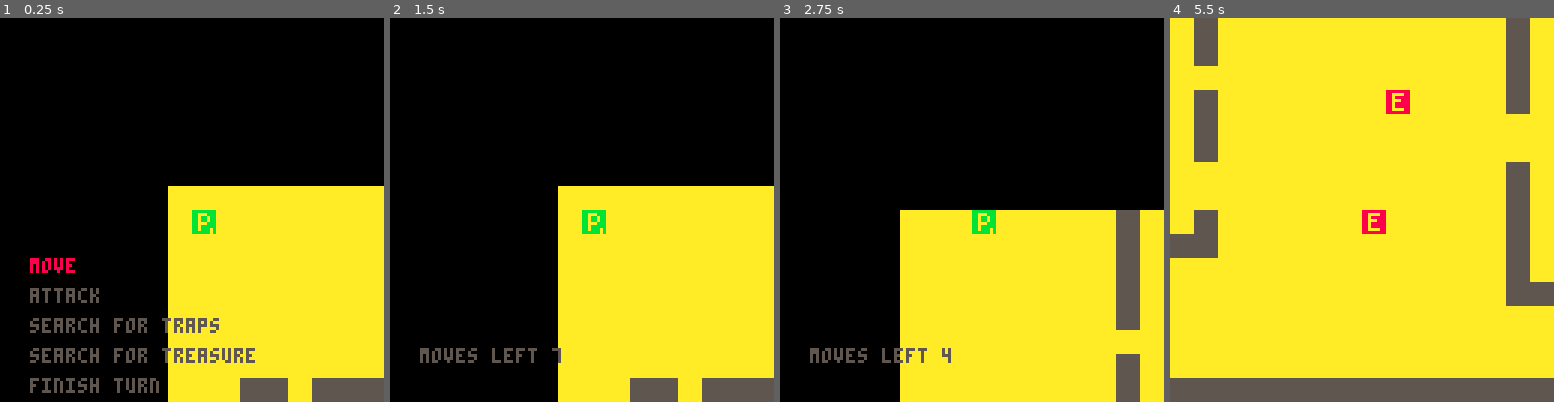
Above: before the commit, frames 1-4 (left to right).
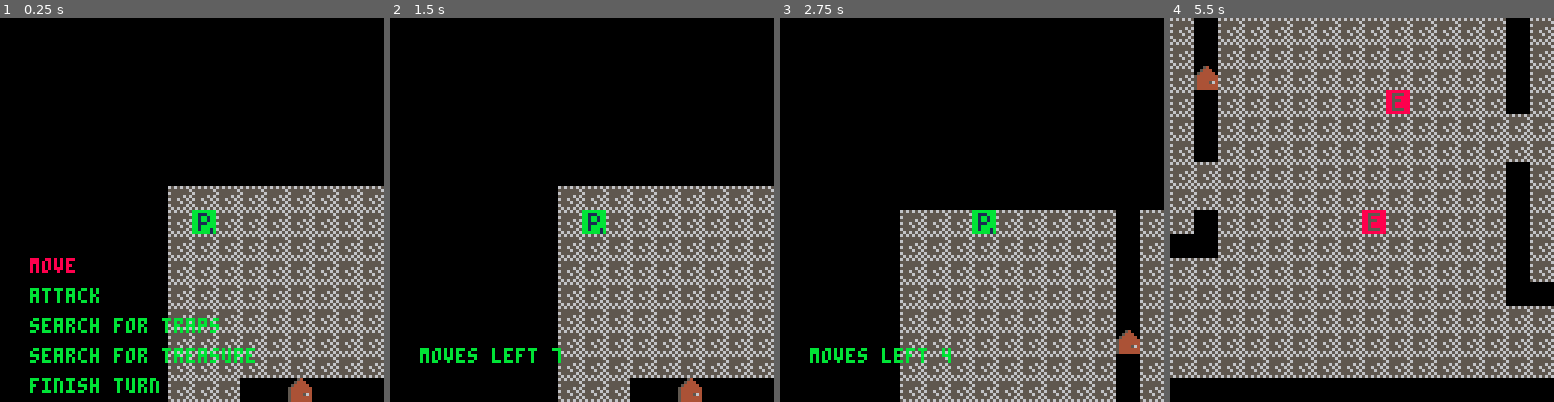
Above: after the commit, the same moments.

Repository: rad-corps/HQuest
Game: PICO-8 cartridge hq.p8
Same seed, same stepped clock (60 frames per second), same inputs: the game is played once before the commit and once after it.
Inputs:
- Up to frame 1 (0.25 s): no input
- Up to frame 2 (1.5 s): tap X (X key) at 0.33, 1.07 s; tap O (Z key) at 0.7 s
- Up to frame 3 (2.75 s): hold Right 1.6-2.1 s; tap O (Z key) at 1.7, 2.1, 2.5 s; tap X (X key) at 1.85 s; hold Up 2.15-2.42 s; hold Right from 2.47 s (still down)
- Up to frame 4 (5.5 s): tap O (Z key) every 0.4 s from 2.9 to 5.3 s; tap X (X key) at 2.97, 4.08, 5.2 s; release Right at 3.03 s; hold Left 3.08-3.58 s; hold Down 3.63-3.97 s; hold Right 4.02-4.68 s; hold Up 4.73-5.03 s; hold Left from 5.08 s (still down)

The runs differ from the first frame. In frame 1, 33% of the frame differs, in the area x 7-100%, y 43-100%; in frame 2, 32%; in frame 3, 34%; in frame 4, 99%, in the area x 0-100%, y 0-100%.

Commit message:
worked on sprites

Diff:
--- a/hq.p8
+++ b/hq.p8
@@ -1,5 +1,5 @@
 pico-8 cartridge // http://www.pico-8.com
-version 10
+version 8
 __lua__
 actors={}
 actor_index=1
@@ -44,11 +44,11 @@
 		camera()
 
 		if self.state == "move" then
-			print("moves left " .. self.ml, 10, 110, 5)
+			print("moves left " .. self.ml, 10, 110, 11)
 		elseif self.state == "move_or_action" then
 			local yoffset = 80
 			for i=1, #move_or_action_menu do
-				local text_col = 5
+				local text_col = 11
 				if i == self.menu_selection then text_col = textanimcolour end
 				print(move_or_action_menu[i], 10, yoffset, text_col)
 				yoffset += 10
@@ -299,8 +299,6 @@
 	--clear screen and draw map
 	cls()
 	map()
-
-	--player:draw()
 
 	--draw all actors
 	for k, v in pairs(actors) do
@@ -579,27 +577,27 @@
 2121212121212121212021212121212121212121212121212121212121212121000000000000000000000000000000000000000000000000000000000000000000000000000000000000000000000000000000000000000000000000000000000000000000000000000000000000000000000000000000000000000000000000
 2121212121212121212021212121212121212121212121212121212121212121000000000000000000000000000000000000000000000000000000000000000000000000000000000000000000000000000000000000000000000000000000000000000000000000000000000000000000000000000000000000000000000000
 2121212121212121212021212121212121212121212121212121212121212121000000000000000000000000000000000000000000000000000000000000000000000000000000000000000000000000000000000000000000000000000000000000000000000000000000000000000000000000000000000000000000000000
-2121212121212121212121212121212121212121212121212121212121212121000000000000000000000000000000000000000000000000000000000000000000000000000000000000000000000000000000000000000000000000000000000000000000000000000000000000000000000000000000000000000000000000
-2121212121212121212021212121212121212121212121212121212121212121000000000000000000000000000000000000000000000000000000000000000000000000000000000000000000000000000000000000000000000000000000000000000000000000000000000000000000000000000000000000000000000000
-2121212121212121212021212121212121212121212121212121212121212121000000000000000000000000000000000000000000000000000000000000000000000000000000000000000000000000000000000000000000000000000000000000000000000000000000000000000000000000000000000000000000000000
-2121212020212020202020202121212121212121212121212121212121212121000000000000000000000000000000000000000000000000000000000000000000000000000000000000000000000000000000000000000000000000000000000000000000000000000000000000000000000000000000000000000000000000
+2121212121212121213021212121212121212121212121212121212121212121000000000000000000000000000000000000000000000000000000000000000000000000000000000000000000000000000000000000000000000000000000000000000000000000000000000000000000000000000000000000000000000000
+2121212121212121212021212121212121212121212121212121212121212121000000000000000000000000000000000000000000000000000000000000000000000000000000000000000000000000000000000000000000000000000000000000000000000000000000000000000000000000000000000000000000000000
+2121212121212121212021212121212121212121212121212121212121212121000000000000000000000000000000000000000000000000000000000000000000000000000000000000000000000000000000000000000000000000000000000000000000000000000000000000000000000000000000000000000000000000
+2121212020302020202020202121212121212121212121212121212121212121000000000000000000000000000000000000000000000000000000000000000000000000000000000000000000000000000000000000000000000000000000000000000000000000000000000000000000000000000000000000000000000000
 2020202021212121212121202020202020202121202020202020202020202020000000000000000000000000000000000000000000000000000000000000000000000000000000000000000000000000000000000000000000000000000000000000000000000000000000000000000000000000000000000000000000000000
 2121212121212121212121212021212121212121212121212120212121212121000000000000000000000000000000000000000000000000000000000000000000000000000000000000000000000000000000000000000000000000000000000000000000000000000000000000000000000000000000000000000000000000
 2121212121212121212121212021212121212121212121212120212121212121000000000000000000000000000000000000000000000000000000000000000000000000000000000000000000000000000000000000000000000000000000000000000000000000000000000000000000000000000000000000000000000000
-2121212121212121212121212121212121212121212121212120212121212121000000000000000000000000000000000000000000000000000000000000000000000000000000000000000000000000000000000000000000000000000000000000000000000000000000000000000000000000000000000000000000000000
+2121212121212121212121213021212121212121212121212120212121212121000000000000000000000000000000000000000000000000000000000000000000000000000000000000000000000000000000000000000000000000000000000000000000000000000000000000000000000000000000000000000000000000
 2121212121212121212121212021212121212121212121212120212121212121000000000000000000000000000000000000000000000000000000000000000000000000000000000000000000000000000000000000000000000000000000000000000000000000000000000000000000000000000000000000000000000000
 2121212121212121212121212021212121212121212121212121212121212121000000000000000000000000000000000000000000000000000000000000000000000000000000000000000000000000000000000000000000000000000000000000000000000000000000000000000000000000000000000000000000000000
 2121212121212121212121212021212121212121212121212121212121212121000000000000000000000000000000000000000000000000000000000000000000000000000000000000000000000000000000000000000000000000000000000000000000000000000000000000000000000000000000000000000000000000
 2121212121212121212121212121212121212121212121212120212121212121000000000000000000000000000000000000000000000000000000000000000000000000000000000000000000000000000000000000000000000000000000000000000000000000000000000000000000000000000000000000000000000000
 2121212121212121212121212121212121212121212121212120212121212121000000000000000000000000000000000000000000000000000000000000000000000000000000000000000000000000000000000000000000000000000000000000000000000000000000000000000000000000000000000000000000000000
 2121212121212121212121212021212121212121212121212120212121212121000000000000000000000000000000000000000000000000000000000000000000000000000000000000000000000000000000000000000000000000000000000000000000000000000000000000000000000000000000000000000000000000
-2020202020202120202020202021212121212121212121212120212121212121000000000000000000000000000000000000000000000000000000000000000000000000000000000000000000000000000000000000000000000000000000000000000000000000000000000000000000000000000000000000000000000000
+2020202020203020202020202021212121212121212121212120212121212121000000000000000000000000000000000000000000000000000000000000000000000000000000000000000000000000000000000000000000000000000000000000000000000000000000000000000000000000000000000000000000000000
 2121212121212121212021212121212121212121212121212120212121212121000000000000000000000000000000000000000000000000000000000000000000000000000000000000000000000000000000000000000000000000000000000000000000000000000000000000000000000000000000000000000000000000
 2121212121212121212021212121212121212121212121212120202021202020000000000000000000000000000000000000000000000000000000000000000000000000000000000000000000000000000000000000000000000000000000000000000000000000000000000000000000000000000000000000000000000000
 2121212121212121212021212121212121212121212121212121212121212121000000000000000000000000000000000000000000000000000000000000000000000000000000000000000000000000000000000000000000000000000000000000000000000000000000000000000000000000000000000000000000000000
 2121212121212121212021212121212121212121212121212121212121212121000000000000000000000000000000000000000000000000000000000000000000000000000000000000000000000000000000000000000000000000000000000000000000000000000000000000000000000000000000000000000000000000
 2121212121212121212021212121212121212121212121212121212121212121000000000000000000000000000000000000000000000000000000000000000000000000000000000000000000000000000000000000000000000000000000000000000000000000000000000000000000000000000000000000000000000000
-2020202020202020212020202020202020202020202020202020202020202020000000000000000000000000000000000000000000000000000000000000000000000000000000000000000000000000000000000000000000000000000000000000000000000000000000000000000000000000000000000000000000000000
+2020202020202020302020202020202020202020202020202020202020202020000000000000000000000000000000000000000000000000000000000000000000000000000000000000000000000000000000000000000000000000000000000000000000000000000000000000000000000000000000000000000000000000
 2121212121212121212121212121212121212121212121212121212121212121000000000000000000000000000000000000000000000000000000000000000000000000000000000000000000000000000000000000000000000000000000000000000000000000000000000000000000000000000000000000000000000000
 2121212121212121212121212121212121212121212121212121212121212121000000000000000000000000000000000000000000000000000000000000000000000000000000000000000000000000000000000000000000000000000000000000000000000000000000000000000000000000000000000000000000000000
 2121212121212121212121212121212121212121212121212121212121212121000000000000000000000000000000000000000000000000000000000000000000000000000000000000000000000000000000000000000000000000000000000000000000000000000000000000000000000000000000000000000000000000
Not shown, changed: 23 lines of the sprite sheet (__gfx__) section of hq.p8
